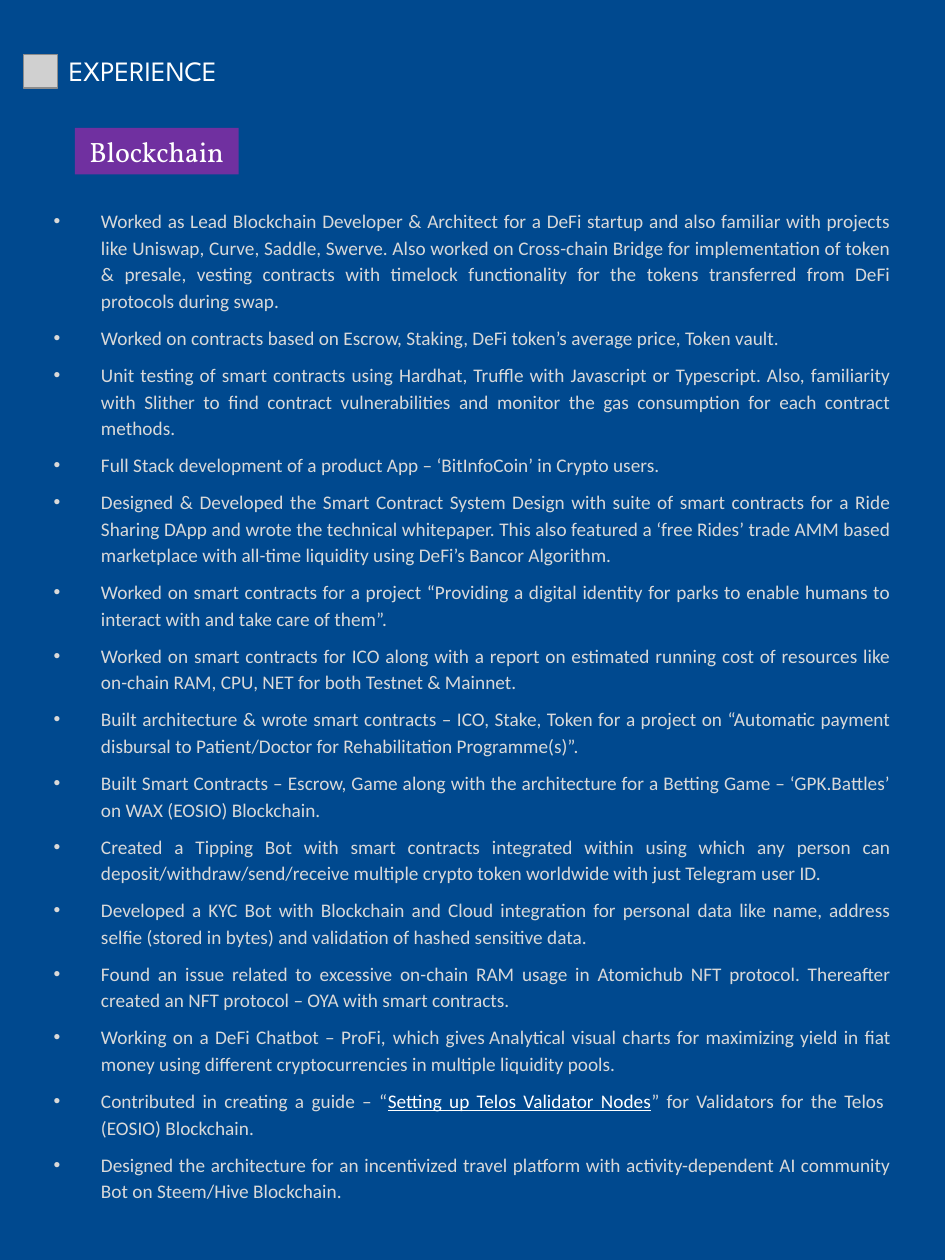
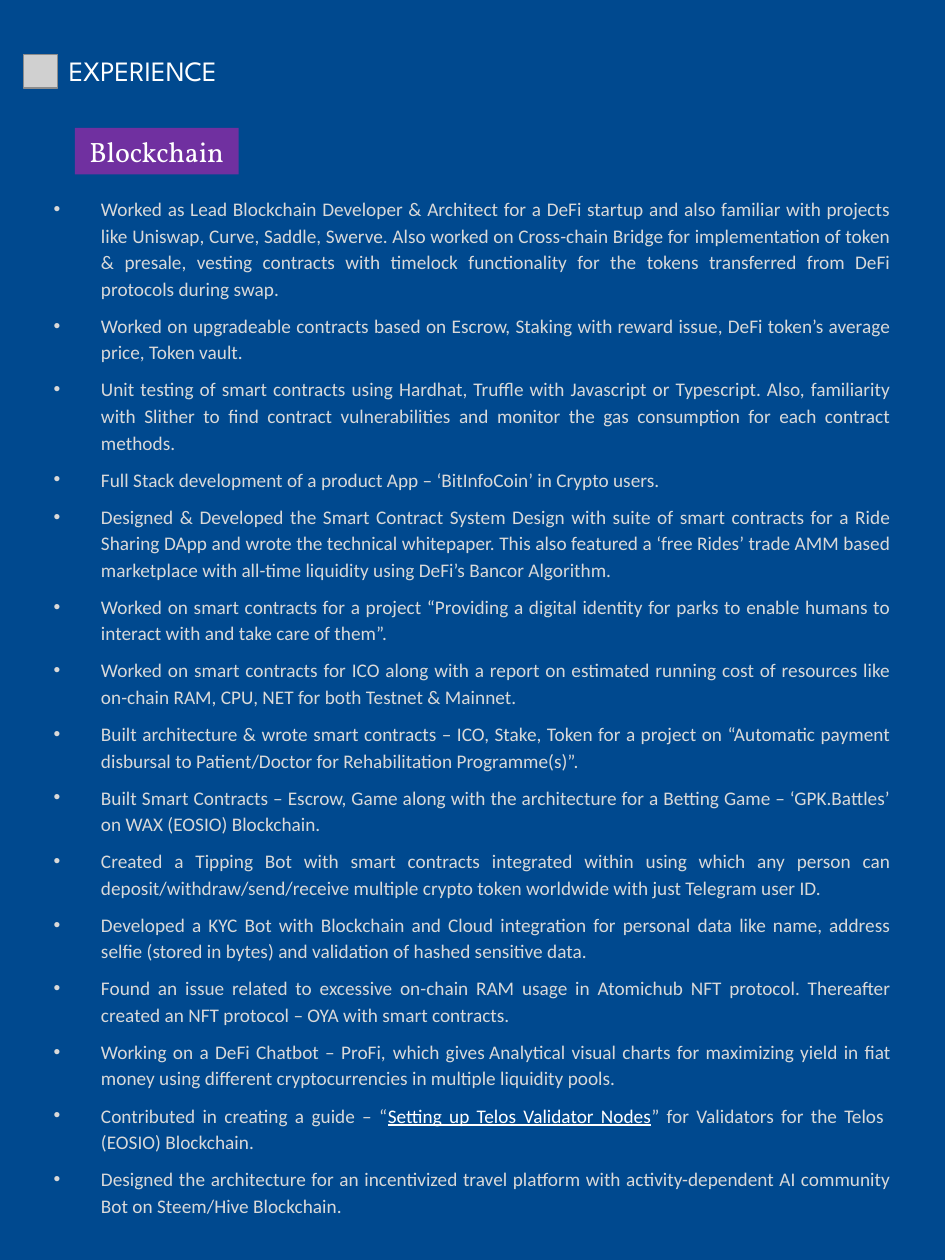
Before and after one commit to abhi3700/my_resume, a slide deck: slide 2 of my_resume.pptx. Drawn at 945x1260 pixels with LibreOffice and Linux fonts; fonts in the diff are those of the drawing; grey boxes stand for pictures. Boxes give left, top, right and bottom in pixels: in the first picture for what was removed or moved away, otherwise in the second. Text is boxed around its words. In the diff, an @@ line names an element or a change of style, - is before the commit and + after.

```diff
--- a/my_resume.pptx
+++ b/my_resume.pptx
@@ text "Worked as Lead Blockchain Developer ...": place and size @@
-text "Worked as Lead Blockchain Developer ..." at [101,214,891,1199]
+text "Worked as Lead Blockchain Developer ..." at [101,202,891,1214]
@@ text at [101,319,890,362]: text changed @@
-• Worked on contracts based on Escrow, Staking, DeFi token’s average price, Token vault.
+• Worked on upgradeable contracts based on Escrow, Staking with reward issue, DeFi token’s average price, Token vault.
```
Also in this commit, not shown: 1 other slide changed, 2 other files.
